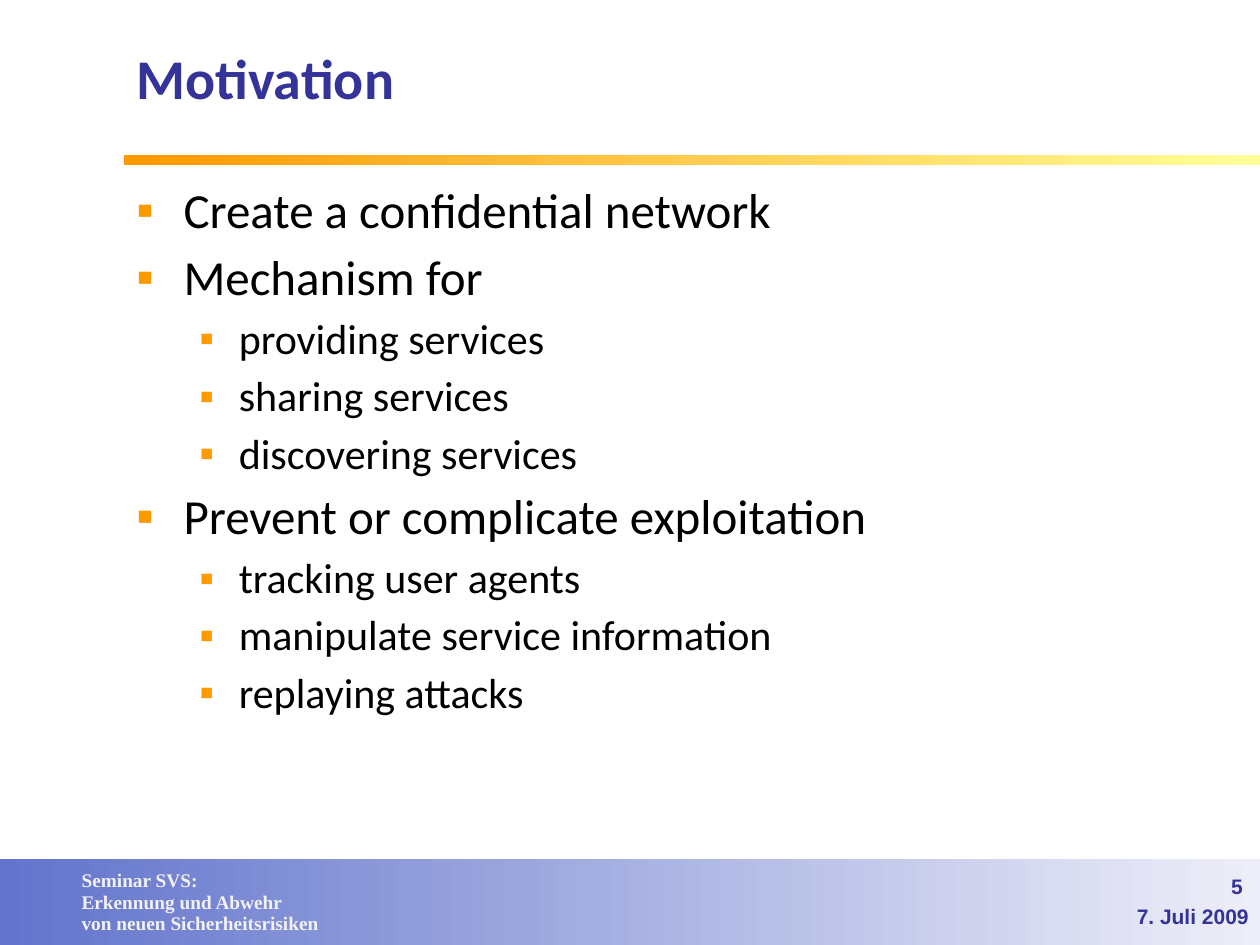
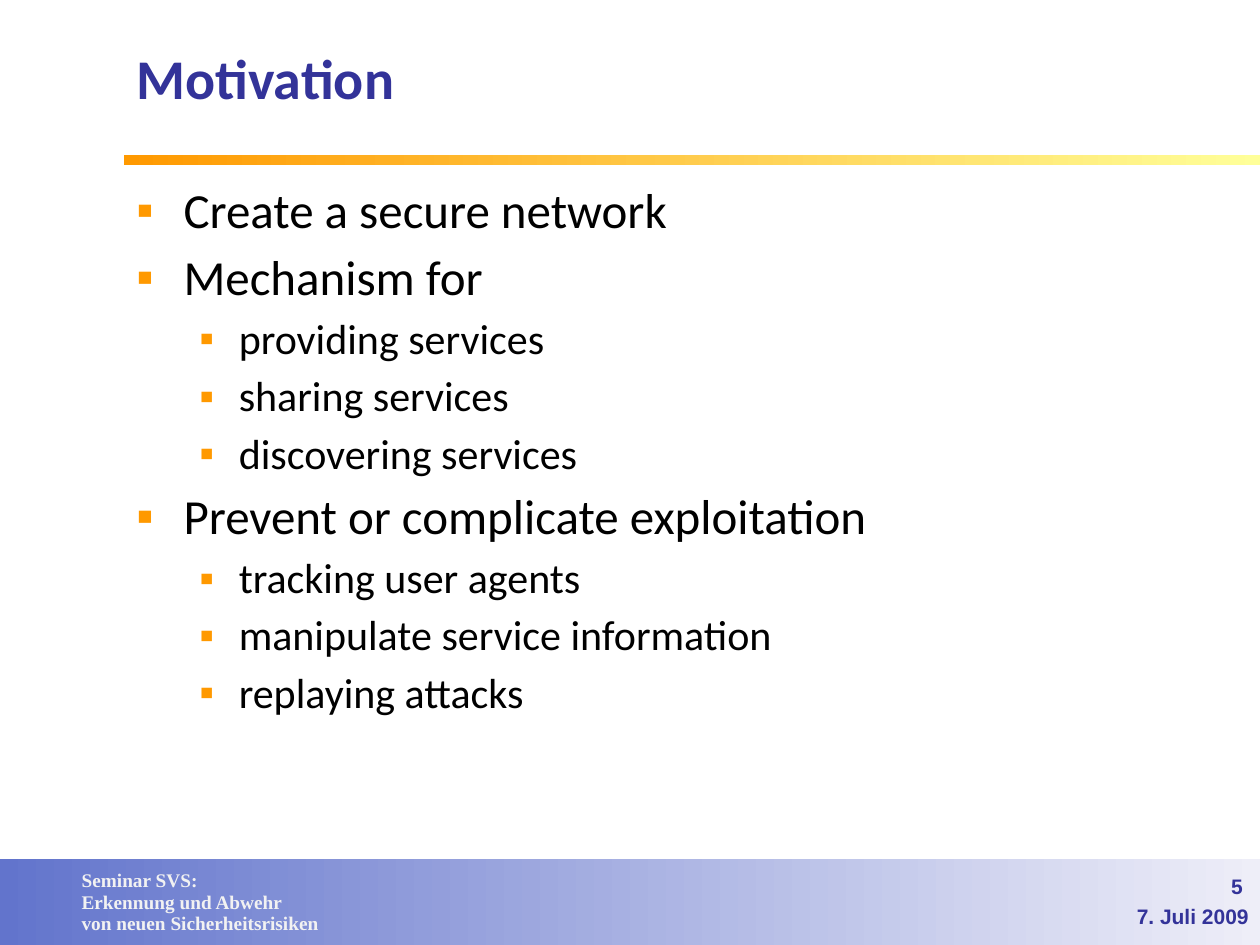
Before and after one commit to lemmy/SecuredSLP, a slide deck: slide 5 of doc/Service Discovery in open networks.ppt. Drawn at 1260x945 pixels with LibreOffice and Linux fonts; fonts in the diff are those of the drawing; background and template pictures are left out. Boxes give left, top, right and bottom in pixels: in the first picture for what was removed or moved away, otherwise in the second. Text is boxed around its words. In the diff, an @@ line names an element or a change of style, - is before the commit and + after.

```diff
--- a/doc/Service Discovery in open networks.ppt
+++ b/doc/Service Discovery in open networks.ppt
@@ text at [184,194,667,229]: text changed @@
-▪ Create a confidential network
+▪ Create a secure network
```
Also in this commit, not shown: 9 other slides changed.
